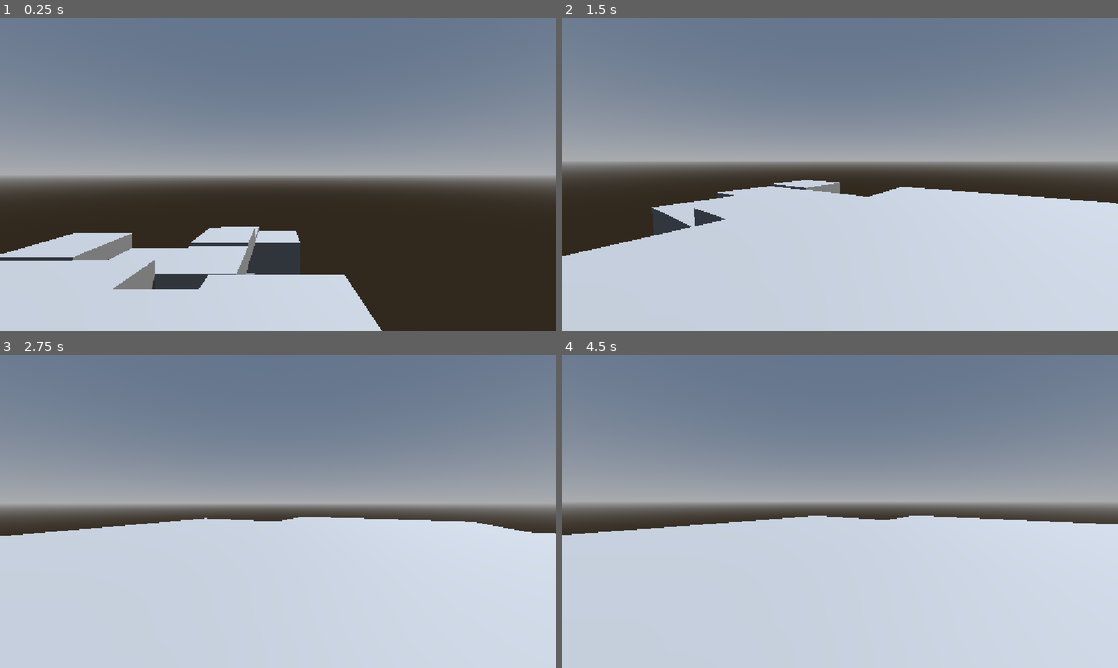
Above: before the commit, frames 1-4 (two rows, left to right).
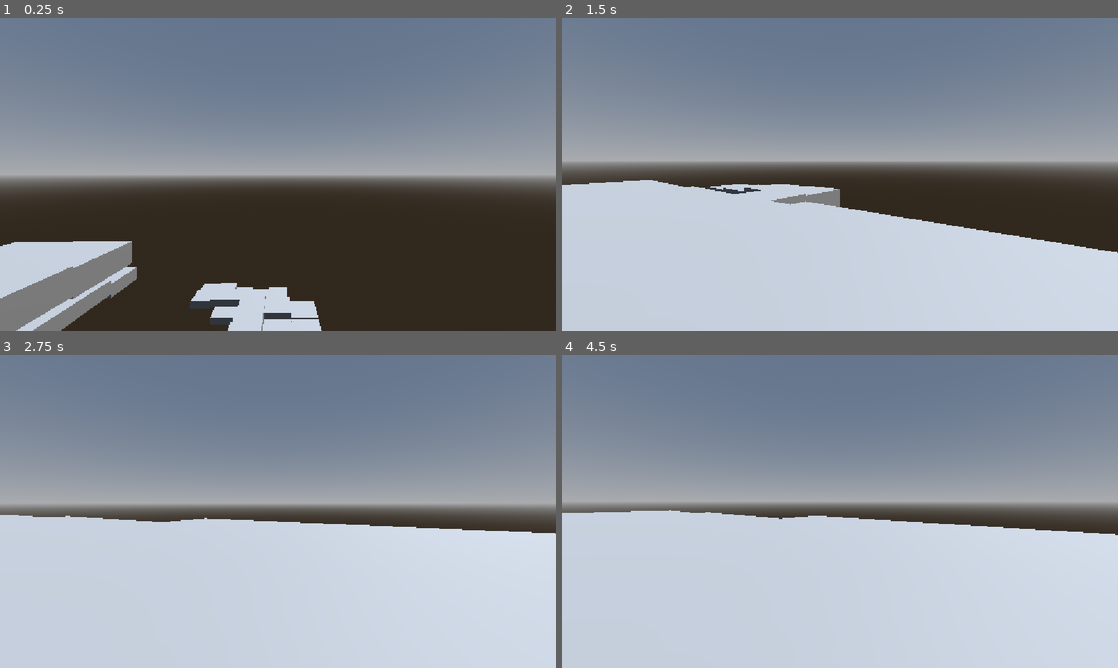
Above: after the commit, the same moments.

Repository: MarioSuper999/Godot_Dih_Mah_Tih
Game: Godot game, scene res://scenes/game.tscn
The game is run twice, just before and just after one commit, with the same random seed, the same clock (stepped at 60 frames per second) and the same inputs.
Inputs (mouse positions are in pixels of both pictures, inside the frame that each line leads up to):
- Up to frame 1 (0.25 s): no input
- Up to frame 2 (1.5 s): tap Enter (ui_accept) at 0.5, 0.77 s; move the mouse to (962, 158) at 0.52 s; hold Right (ui_right) 0.53-1.28 s; click (962, 158) at 0.67 s; move the mouse to (812, 174) at 1.27 s; hold Up (ui_up) from 1.28 s (still down)
- Up to frame 3 (2.75 s): keep holding Up (ui_up); tap Enter (ui_accept) at 1.52, 2 s; move the mouse to (289, 505) at 2.02 s
- Up to frame 4 (4.5 s): keep holding Up (ui_up); tap Enter (ui_accept) at 2.75, 3.02, 3.5, 3.77, 4.25 s; move the mouse to (834, 517) at 2.77 s; click (834, 517) at 2.92 s; move the mouse to (878, 514) at 3.52 s; move the mouse to (795, 508) at 4.27 s

The runs differ from the first frame. In frame 1, 14% of the frame differs, in the area x 0-69%, y 66-100%; in frame 2, 11%; in frame 3, 1.9%; in frame 4, 2.8%.

Commit message:
Update procedural-generation.gd
Die generation folg einem Pfad dem der Spieler auch folgen kann

Diff:
--- a/scripts/procedural-generation.gd
+++ b/scripts/procedural-generation.gd
@@ -3,38 +3,48 @@
 const BOUNDARY_Y := 1
 const BOUNDARY_Z := 1
 @onready var box = preload("res://prefabs/rooms/box.tscn")
+var spawned_boxes: Array = []
 
 func _ready() -> void:
-	var pos = Vector3(10, 0, 10)
+	var pos = Vector3(0, 0, 0)
 	var pos_new = Vector3(0,0,0)
-	var pos_old = Vector3(10,0,10)
-	var attempts = 0
+	var invalid = true
 	for i in range(randf_range(50,75)):
-		if randi()%2 == 0:
-			while pos_new.x == pos_old.x and pos_new.z == pos_old.z:
-				pos_new = pos + Vector3(20 *(randi_range(0,1)*2-1),randf_range(-5,1),0)
-		else:
-			while pos_new.x == pos_old.x and pos_new.z == pos_old.z:
-				pos_new = pos + Vector3(0,randf_range(-5,1),20 *(randi_range(0,1)*2-1))
 		var new_box = box.instantiate()
 		add_child.call_deferred(new_box)
+
+		spawned_boxes.append(new_box)
 
 		var collision_node = new_box.get_node("CollisionShape3D")
 		collision_node.shape = collision_node.shape.duplicate()
 		collision_node.shape.size = Vector3(20.0,7.5,20.0)
-		new_box.position += pos_new
-		pos_old = pos
+		new_box.position += pos
+
+		if randi()%2 == 0:
+			while invalid:
+				pos_new = pos + Vector3(20 *(randi_range(0,1)*2-1),randf_range(-5,1),0)
+				for boxes in spawned_boxes:
+					if pos_new.x == boxes.position.x and pos_new.z == boxes.position.z and abs(pos_new.y - boxes.position.y) < 10:
+						invalid = true
+						break
+					else:
+						invalid = false
+
+		else:
+			while invalid:
+				pos_new = pos + Vector3(0,randf_range(-5,1),20 *(randi_range(0,1)*2-1),)
+				for boxes in spawned_boxes:
+					if pos_new.x == boxes.position.x and pos_new.z == boxes.position.z and abs(pos_new.y - boxes.position.y) < 10:
+						invalid = true
+						break
+					else:
+						invalid = false
 		pos = pos_new
+		invalid = true
+		print(spawned_boxes[i].position)
 
 
 func _process(delta: float) -> void:
 	pass
-#for i in range(randf_range(50,75)):
-		#while pos_new.x == pos_old.x or pos_new.z == pos_old.z:
-			#while not((pos_new.x == pos.x and pos_new.z != pos.z) or (pos_new.x != pos.x and pos_new.z == pos.z)):
-				#pos_new = pos + Vector3(20 *(randi_range(0,1)*2-1),randf_range(-5,1), 20 *(randi_range(0,1)*2-1))
-				#attempts += 1
-				#if attempts > 5:
-					#print(i)
-					#attempts = 0
-					#break
+
+#pos_new = pos + Vector3(0,randf_range(-5,1),20 *(randi_range(0,1)*2-1),)
